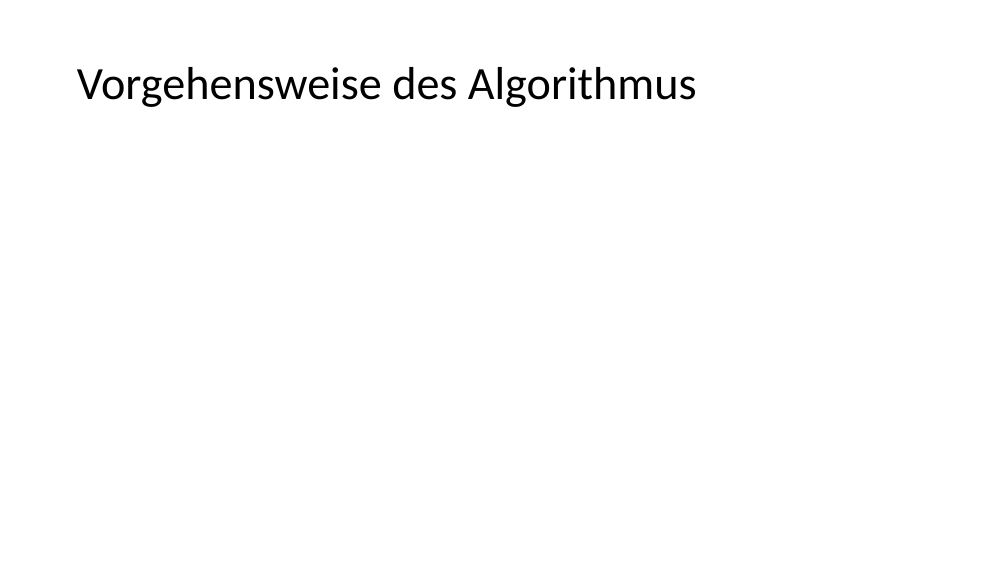
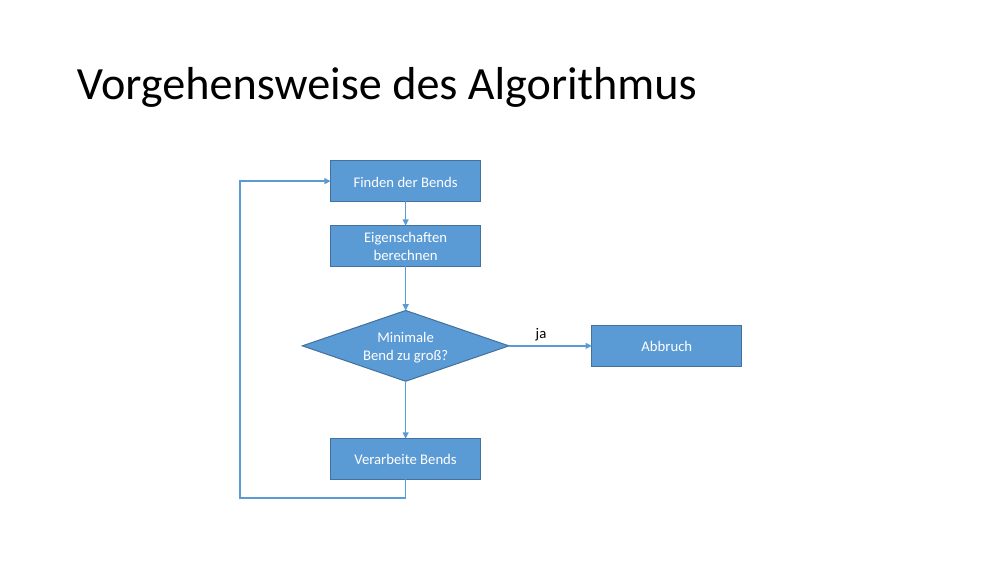
Before and after one commit to moritzhe/algokarto, a slide deck: slide 8 of Wang-Müller.pptx. Drawn at 1008x567 pixels with LibreOffice and Linux fonts; fonts in the diff are those of the drawing. Boxes give left, top, right and bottom in pixels: in the first picture for what was removed or moved away, otherwise in the second. Text is boxed around its words. In the diff, an @@ line names an element or a change of style, - is before the commit and + after.

```diff
--- a/Wang-Müller.pptx
+++ b/Wang-Müller.pptx
@@ rectangle added at [330,161,480,202], fill #5B9BD5, outline #43739E 1 pt, 14 pt, text #FFFFFF @@
+Finden der Bends
@@ elbow arrow added from (406, 479) to (330, 181), #5B9BD5 1.5 pt @@
@@ arrow added from (406, 201) to (406, 225), #5B9BD5 1.5 pt @@
@@ rectangle added at [330,225,480,266], fill #5B9BD5, outline #43739E 1 pt, 14 pt, text #FFFFFF @@
+Eigenschaften berechnen
@@ arrow added from (406, 266) to (406, 311), #5B9BD5 1.5 pt @@
@@ diamond added at [302,311,509,382], fill #5B9BD5, outline #43739E 1 pt, 14 pt, text #FFFFFF @@
+Minimale Bend zu groß?
@@ text added at [536,328,547,341], 14 pt, text #000000 @@
+ja
@@ rectangle added at [592,326,742,367], fill #5B9BD5, outline #43739E 1 pt, 14 pt, text #FFFFFF @@
+Abbruch
@@ arrow added from (509, 346) to (592, 346), #5B9BD5 1.5 pt @@
@@ arrow added from (406, 381) to (406, 439), #5B9BD5 1.5 pt @@
@@ rectangle added at [330,439,480,479], fill #5B9BD5, outline #43739E 1 pt, 14 pt, text #FFFFFF @@
+Verarbeite Bends
```
Also in this commit, not shown: 3 other slides changed, 1 slide added.
